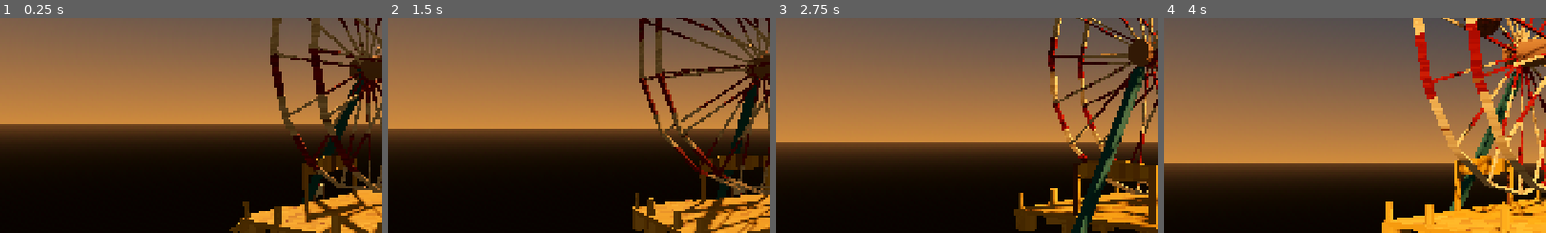
Above: before the commit, frames 1-4 (left to right).
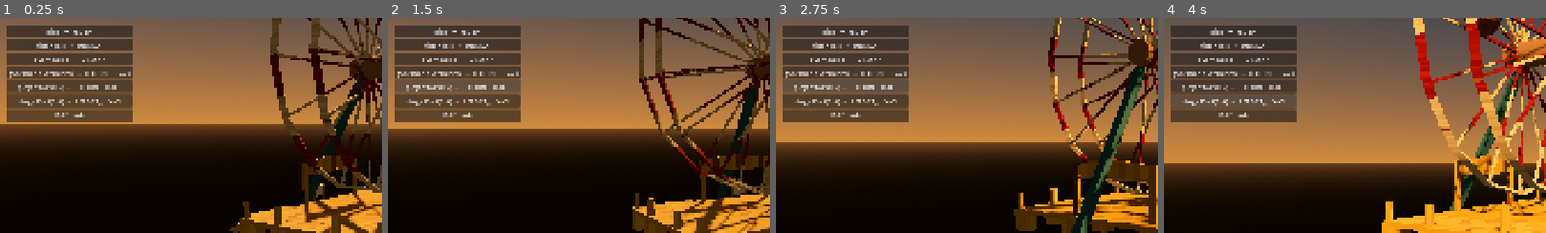
Above: after the commit, the same moments.

Repository: curpish/youMustBeThisTallToSurvive
Game: Godot game, scene res://scenes/levels/stage_one/stage_one.tscn
The game is run twice, just before and just after one commit, with the same random seed, the same clock (stepped at 60 frames per second) and the same inputs.
Inputs (mouse positions are % of the whole screen's width and height, from its top left):
- Up to frame 1 (0.25 s): no input
- Up to frame 2 (1.5 s): click (9, 36) at 0.5 s, where only the run after the commit has a clickable "IDLE bark"; click (9, 29) at 1.25 s, where only the run after the commit has a clickable "play_effort(0.2) → EFFORT_LIG…"
- Up to frame 3 (2.75 s): click (9, 29) at 2 s, where only the run after the commit has a clickable "play_effort(0.2) → EFFORT_LIG…"
- Up to frame 4 (4 s): click (9, 32) at 2.75 s, where only the run after the commit has a clickable "play_effort(0.8) → EFFORT_HEA…"; click (9, 32) at 3.5 s, where only the run after the commit has a clickable "play_effort(0.8) → EFFORT_HEA…"
The pictures show only the part of the screen within x 0-50%, y 13-63%; the shares and areas given below are measured in that part.

The runs differ from the first frame. In frame 1, 14% of the frame differs, in the area x 1-35%, y 3-49%; in frame 2, 14%; in frame 3, 14%; in frame 4, 14%.

Commit message:
Dan barks
monophonic voice-bark player on the Dan audio bus, local to primary scene. will add more expression and flourish later if time allows. noted via the scene tree also that there are sfx files for me to handle still in the shared drive (requirement after we see the other 3D models in)

Diff:
--- a/default_bus_layout.tres
+++ b/default_bus_layout.tres
@@ -23,6 +23,10 @@
 resource_name = "StereoEnhance"
 pan_pullout = 1.74
 surround = 0.76
+
+[sub_resource type="AudioEffectHighPassFilter" id="AudioEffectHighPassFilter_j3pel"]
+resource_name = "HighPassFilter"
+cutoff_hz = 97.0
 
 [resource]
 bus/0/effect/0/effect = SubResource("AudioEffectLimiter_j3pel")
@@ -57,3 +61,5 @@
 bus/4/bypass_fx = false
 bus/4/volume_db = -1.519247
 bus/4/send = &"Master"
+bus/4/effect/0/effect = SubResource("AudioEffectHighPassFilter_j3pel")
+bus/4/effect/0/enabled = true
--- a/scenes/levels/stage_one/stage_one.tscn
+++ b/scenes/levels/stage_one/stage_one.tscn
@@ -7,7 +7,8 @@
 [ext_resource type="Script" uid="uid://bc5waqevws0jv" path="res://scripts/levels/stage_one/stage_one_music.gd" id="3_stage_one_music"]
 [ext_resource type="Script" uid="uid://ipia8e6khgi4" path="res://scripts/levels/stage_one/intro_orbit_camera.gd" id="6_intro_orbit_camera"]
 [ext_resource type="AudioStream" uid="uid://xquek0iapx5f" path="res://assets/audio/world/ambience/ambience.ogg" id="7_83ouw"]
-[ext_resource type="Script" uid="uid://diiicxsdkyfdr" path="res://scenes/levels/stage_one/audio_dan_the_operator.gd" id="8_xdgbt"]
+[ext_resource type="Script" uid="uid://diiicxsdkyfdr" path="res://scripts/levels/stage_one/audio_dan_the_operator.gd" id="8_xdgbt"]
+[ext_resource type="Script" uid="uid://cxfhuralc01rm" path="res://scripts/levels/stage_one/debug_dan_buttons.gd" id="9_dandbg"]
 
 [sub_resource type="ProceduralSkyMaterial" id="ProceduralSkyMaterial_stage_one"]
 sky_top_color = Color(0.13, 0.19, 0.26, 1)
@@ -82,3 +83,8 @@
 [node name="AudioDanTheOperator" type="AudioStreamPlayer" parent="Audio" unique_id=290325199]
 bus = &"Dan"
 script = ExtResource("8_xdgbt")
+
+[node name="TODO_scene_sfx(share_drive)" type="AudioStreamPlayer2D" parent="Audio" unique_id=720024152]
+
+[node name="DebugDanButtons" type="CanvasLayer" parent="." unique_id=290325200]
+script = ExtResource("9_dandbg")
--- /dev/null
+++ b/scripts/levels/stage_one/debug_dan_buttons.gd
@@ -0,0 +1,43 @@
+extends CanvasLayer
+# Throwaway debug overlay: buttons that fire the Events / effort calls Dan
+# reacts to, so the barks can be auditioned live. Delete the node (and this
+# script) when the mix is dialed in.
+
+@export var dan: AudioStreamPlayer  # dan's audiostreamplayer
+
+func _ready() -> void:
+	# tear down the debug just in case it sneaks into production build somehow
+	if not OS.is_debug_build():
+		queue_free()
+		return
+	# to the known scene path so the effort/idle buttons can't hit a null Dan.
+	if dan == null:
+		dan = get_node_or_null("../Audio/AudioDanTheOperator")
+	if dan == null:
+		push_error("DebugDanButtons: could not find AudioDanTheOperator node")
+
+	#build a vbox for buttons
+	var box := VBoxContainer.new()
+	box.position = Vector2(16, 160)
+	add_child(box)
+
+	# event-bus reactions (no node ref needed)
+	_add(box, "fling  →  RELIEF", func(): Events.fling.emit())
+	_add(box, "rider_lost  →  DISMAY", func(): Events.rider_lost.emit())
+	_add(box, "overheated  →  DISMAY", func(): Events.overheated.emit())
+	_add(box, "governor_overridden  →  EFFORT_HEAVY", func(): Events.governor_overridden.emit())
+
+	# direct effort entry the lever will eventually call
+	_add(box, "play_effort(0.2)  →  EFFORT_LIGHT", func(): dan.play_effort(0.2))
+	_add(box, "play_effort(0.8)  →  EFFORT_HEAVY", func(): dan.play_effort(0.8))
+
+	# idle bark, bypassing the timer/calm gate
+	_add(box, "IDLE bark", func(): dan.bark(dan.Bucket.IDLE, 0))
+
+
+func _add(box: VBoxContainer, label: String, on_press: Callable) -> void:
+	var b := Button.new()
+	b.text = label
+	b.focus_mode = Control.FOCUS_NONE  # keep clicks from stealing game input
+	b.pressed.connect(on_press)
+	box.add_child(b)
Renamed: scenes/levels/stage_one/audio_dan_the_operator.gd -> scripts/levels/stage_one/audio_dan_the_operator.gd
Renamed: scenes/levels/stage_one/audio_dan_the_operator.gd.uid -> scripts/levels/stage_one/audio_dan_the_operator.gd.uid
Not shown, added: scripts/levels/stage_one/debug_dan_buttons.gd.uid
